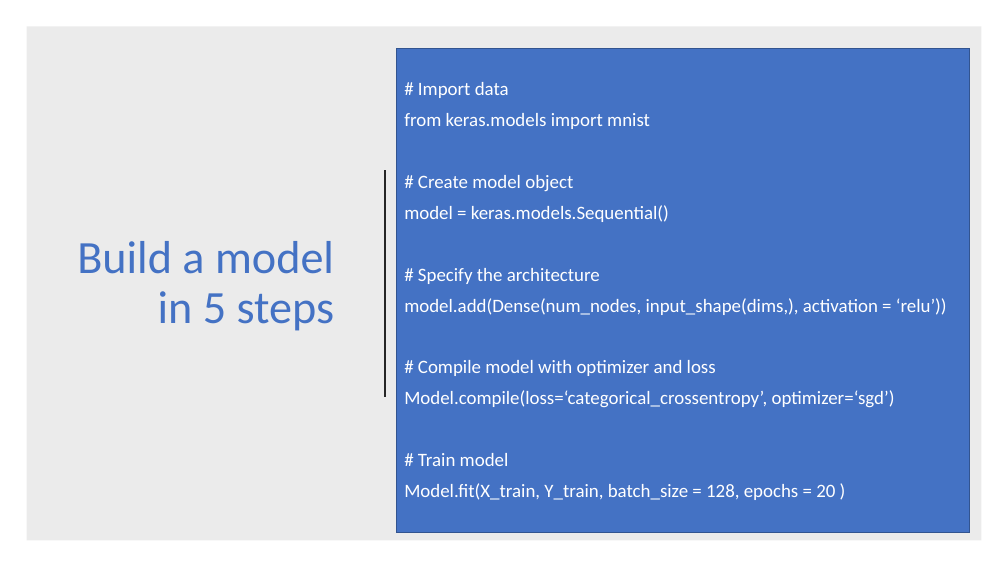
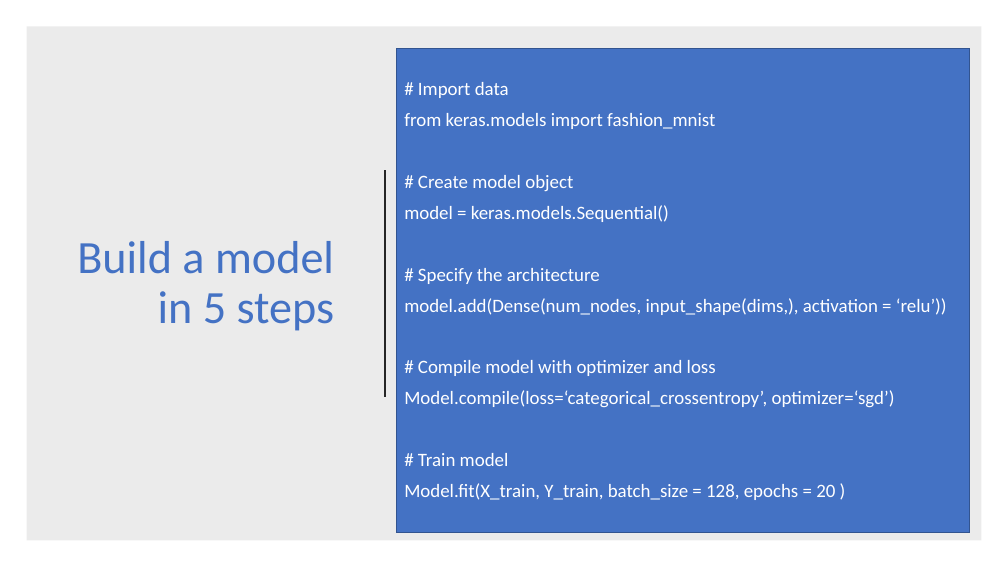
Before and after one commit to gmarchet/dnnworkshop3, a slide deck: slide 3 of day1/3.Introduction to Keras.pptx. Drawn at 1008x567 pixels with LibreOffice and Linux fonts; fonts in the diff are those of the drawing. Boxes give left, top, right and bottom in pixels: in the first picture for what was removed or moved away, otherwise in the second. Text is boxed around its words. In the diff, an @@ line names an element or a change of style, - is before the commit and + after.

Commit message:
Few mods to the Keras slides

```diff
--- a/day1/3.Introduction to Keras.pptx
+++ b/day1/3.Introduction to Keras.pptx
@@ text at (404,113,715,129): text changed @@
-from keras.models import mnist
+from keras.models import fashion_mnist
```
Also in this commit, not shown: 4 other slides changed, 1 slide added.
